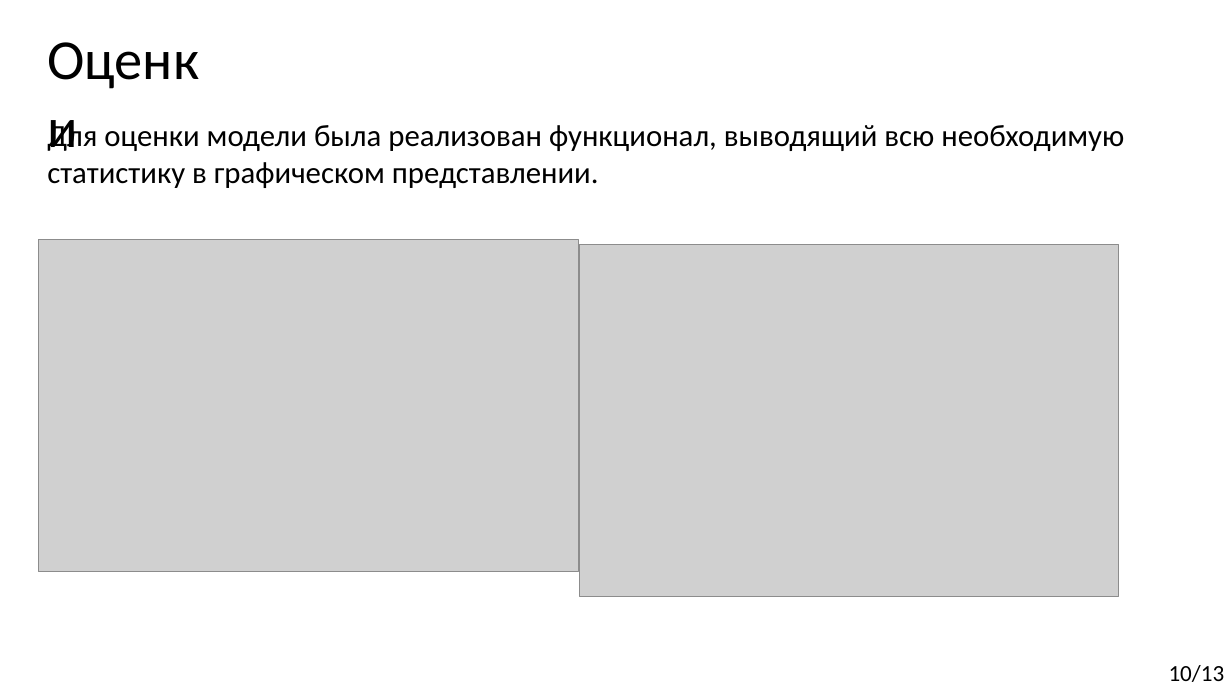
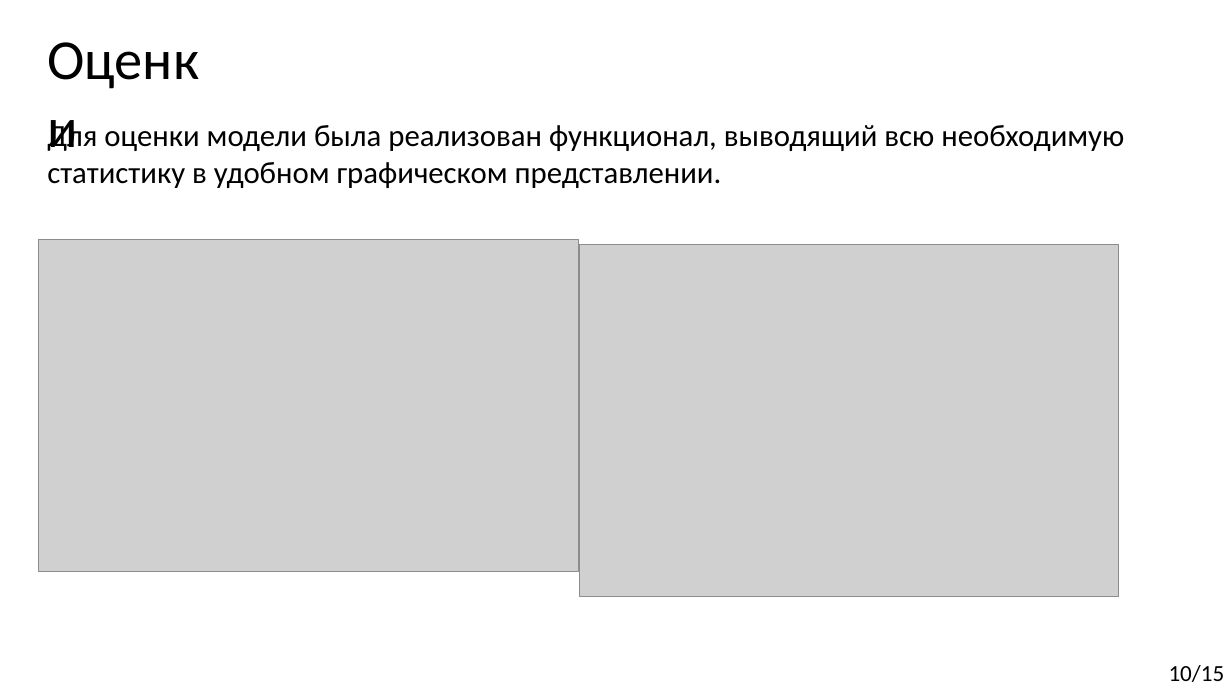
Before and after one commit to Kirmark/bachelor-qualification-work, a slide deck: slide 10 of presentation/presentation.pptx. Drawn at 1232x693 pixels with LibreOffice and Linux fonts; fonts in the diff are those of the drawing; grey boxes stand for pictures. Boxes give left, top, right and bottom in pixels: in the first picture for what was removed or moved away, otherwise in the second. Text is boxed around its words. In the diff, an @@ line names an element or a change of style, - is before the commit and + after.

```diff
--- a/presentation/presentation.pptx
+++ b/presentation/presentation.pptx
@@ text at bbox=[47, 120, 1124, 188]: text changed @@
-Для оценки модели была реализован функционал, выводящий всю необходимую статистику в графическом представлении.
+Для оценки модели была реализован функционал, выводящий всю необходимую статистику в удобном графическом представлении.
@@ text at bbox=[1169, 665, 1225, 682]: text changed @@
-10/13
+10/15
```
Also in this commit, not shown: 9 other slides changed, 4 slides added, 2 slides removed, 11 other files.
